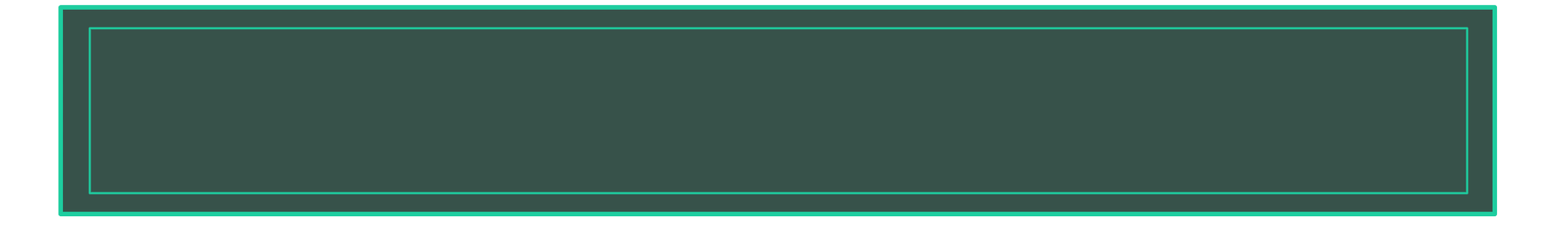
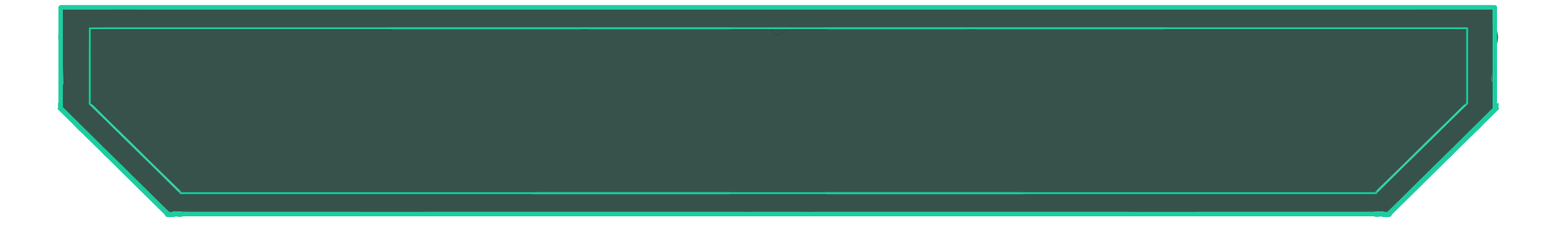
Layer changes from the first 1568 × 226 image to the second:
added layer "Copy of Paint Layer 4" above "Paint Layer 7" over <box>57,8,1500,219</box>
added layer "Paint Layer 7" (90%) above "Paint Layer 4" over <box>57,8,1500,219</box>
hid "Paint Layer 4" over <box>57,8,1500,219</box>
